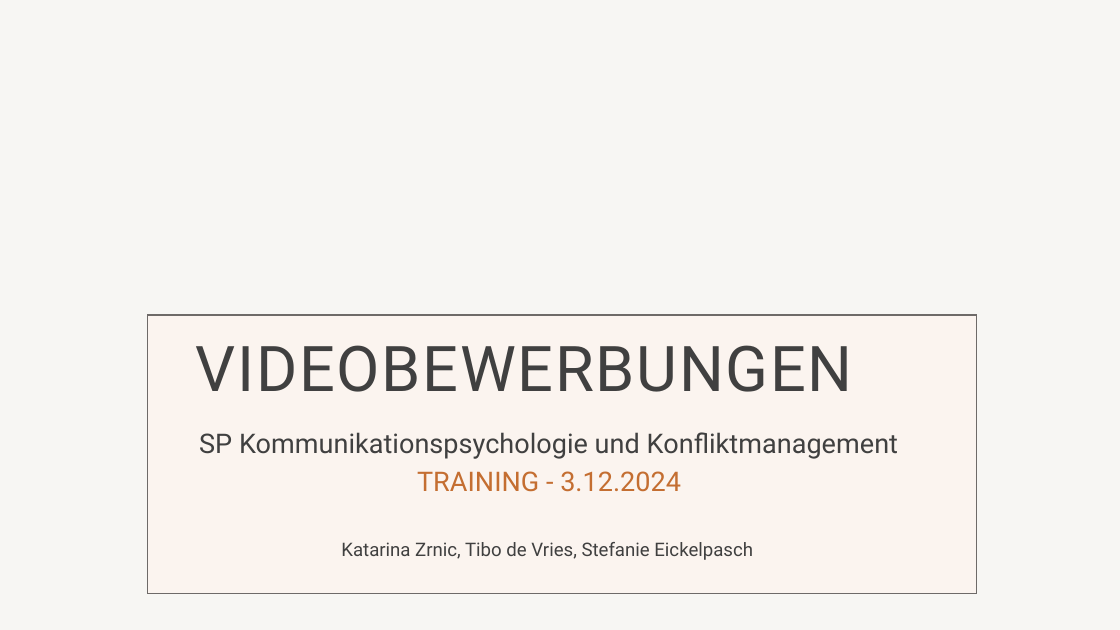
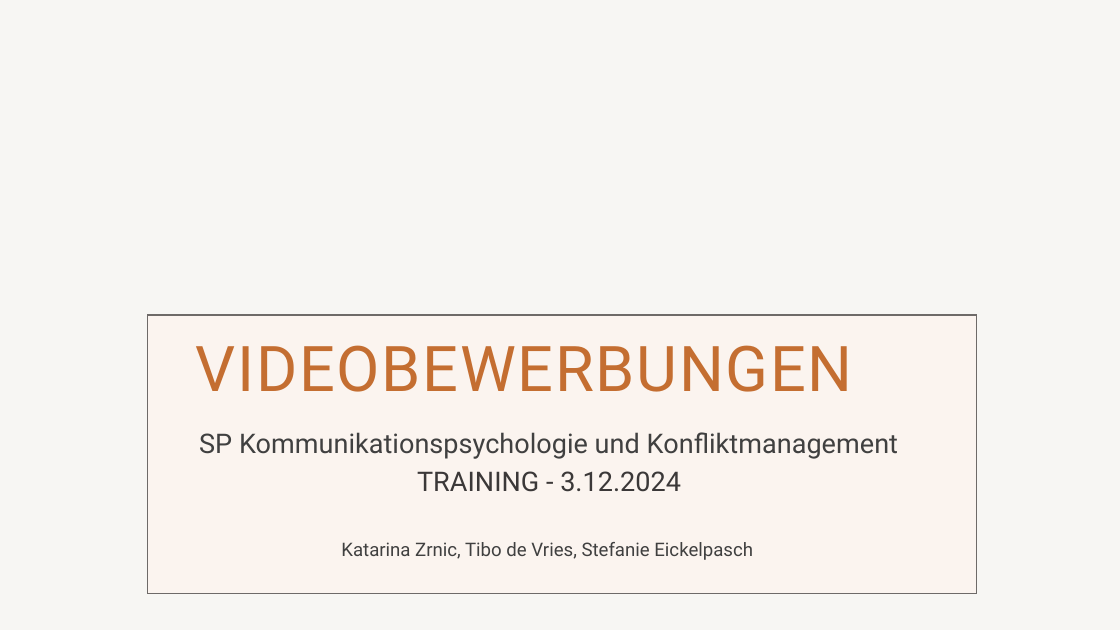
Before and after one commit to Tibodv/bathesis, a slide deck: slide 1 of Papers/Hiring Funnel/VidBewerbungen/Mitarbeitergespräche Training_Draft_251124.pptx. Drawn at 1120x630 pixels with LibreOffice and Linux fonts; fonts in the diff are those of the drawing; background and template pictures are left out. Boxes give left, top, right and bottom in pixels: in the first picture for what was removed or moved away, otherwise in the second. Text is boxed around its words. In the diff, an @@ line names an element or a change of style, - is before the commit and + after.

```diff
--- a/Papers/Hiring Funnel/VidBewerbungen/Mitarbeitergespräche Training_Draft_251124.pptx
+++ b/Papers/Hiring Funnel/VidBewerbungen/Mitarbeitergespräche Training_Draft_251124.pptx
@@ title "VIDEOBEWERBUNGEN" at [196,345,853,392]: text colour #404040 to #C46E31 @@
@@ text at [417,471,681,492]: text colour #C46E31 to #3B3838 in "TRAINING - 3.12.2024" @@
```
Also in this commit, not shown: 5 other slides changed, 13 slides added, 3 slides removed, 2 other files.
